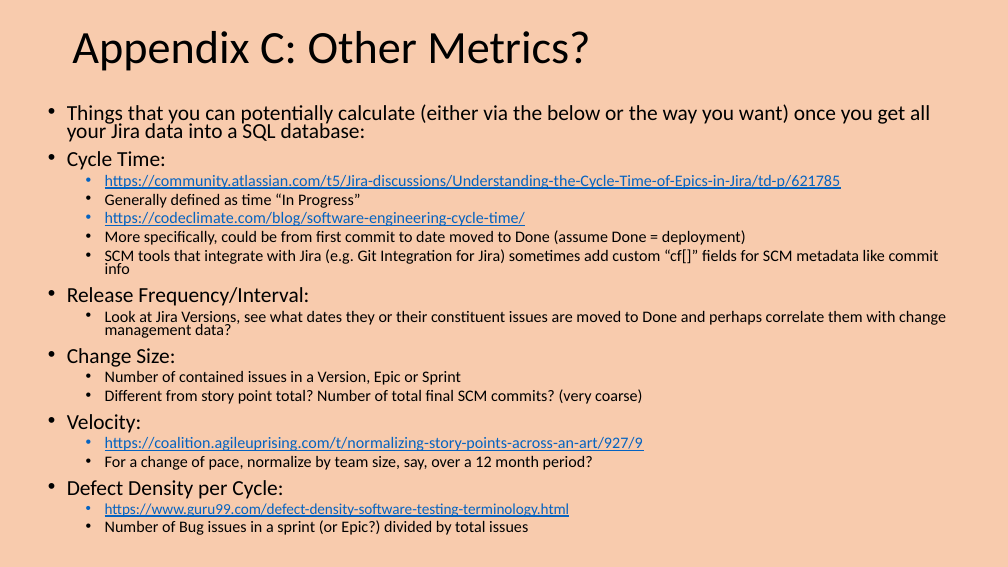
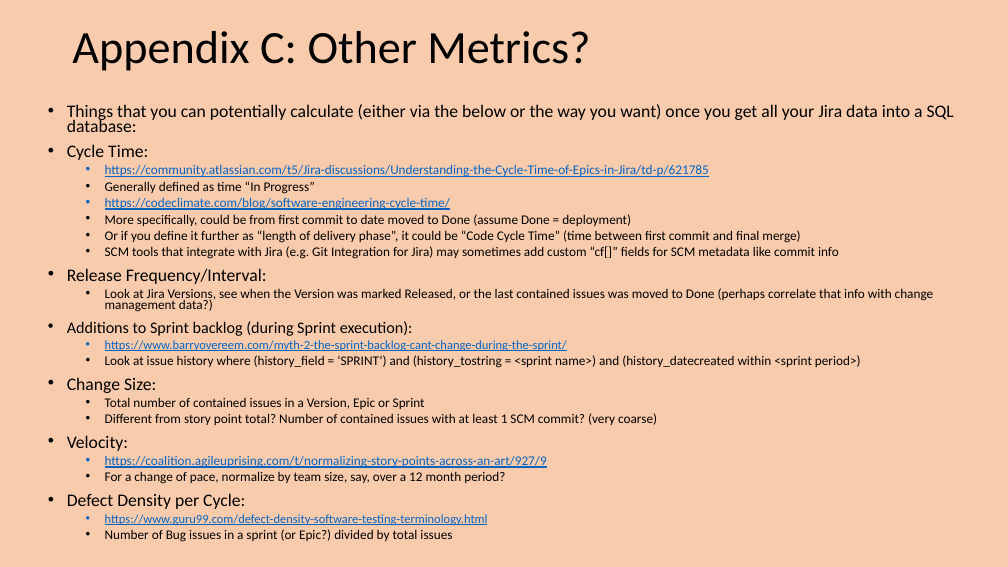
Before and after one commit to bobk/azurejirametrics, a slide deck: slide 14 of docs/Simple Jira Agile Metrics via Python and SQL (and Azure).pptx. Drawn at 1008x567 pixels with LibreOffice and Linux fonts; fonts in the diff are those of the drawing. Boxes give left, top, right and bottom in pixels: in the first picture for what was removed or moved away, otherwise in the second. Text is boxed around its words. In the diff, an @@ line names an element or a change of style, - is before the commit and + after.

Commit message:
useful URLs that discuss potential metrics calculations, take 2

```diff
--- a/docs/Simple Jira Agile Metrics via Python and SQL (and Azure).pptx
+++ b/docs/Simple Jira Agile Metrics via Python and SQL (and Azure).pptx
@@ text at [67,104,954,542]: size 20.4 to 16.8 pt in "Things that you can potentially calculate (either ...", "Cycle Time:", "Release Frequency/Interval:", "Change Size:" and 2 more places; size 15.3 to 12.6 pt in "https://community.atlassian.com/t5/Jira-discussions/Understa ...", "Generally defined as time “In Progress”", "https://codeclimate.com/blog/software-engineering-cycle-time ...", "More specifically, could be from first commit ..." and 3 more places; size 14.4 to 11.9 pt in "https://www.guru99.com/defect-density-software-testing-termi ..." @@
@@ text at [105,230,839,259]: text changed; size 15.3 to 12.6 pt @@
-  • SCM tools that integrate with Jira (e.g. Git Integration for Jira) sometimes add custom “cf[]” fields for SCM metadata like commit info
+  • Or if you define it further as “length of delivery phase”, it could be “Code Cycle Time” (time between first commit and final merge)
+  • SCM tools that integrate with Jira (e.g. Git Integration for Jira) may sometimes add custom “cf[]” fields for SCM metadata like commit info
@@ text at [67,288,934,368]: text changed; size 15.3 to 12.6 pt @@
-  • Look at Jira Versions, see what dates they or their constituent issues are moved to Done and perhaps correlate them with change management data?
+  • Look at Jira Versions, see when the Version was marked Released, or the last contained issues was moved to Done (perhaps correlate that info with change management data?)
+• Additions to Sprint backlog (during Sprint execution):
+  • https://www.barryovereem.com/myth-2-the-sprint-backlog-cant-change-during-the-sprint/
+  • Look at issue history where (history_field = ‘SPRINT’) and (history_tostring = <sprint name>) and (history_datecreated within <sprint period>)
@@ text at [105,397,657,425]: text changed; size 15.3 to 12.6 pt @@
-  • Number of contained issues in a Version, Epic or Sprint
-  • Different from story point total? Number of total final SCM commits? (very coarse)
+  • Total number of contained issues in a Version, Epic or Sprint
+  • Different from story point total? Number of contained issues with at least 1 SCM commit? (very coarse)
```
Also in this commit, not shown: 3 other slides changed.
